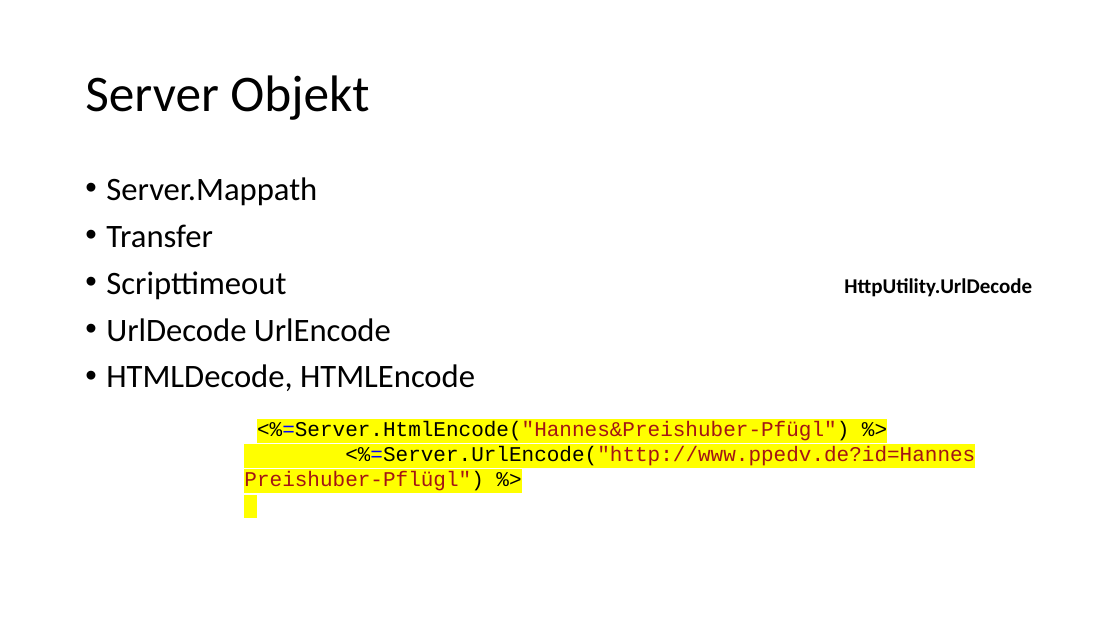
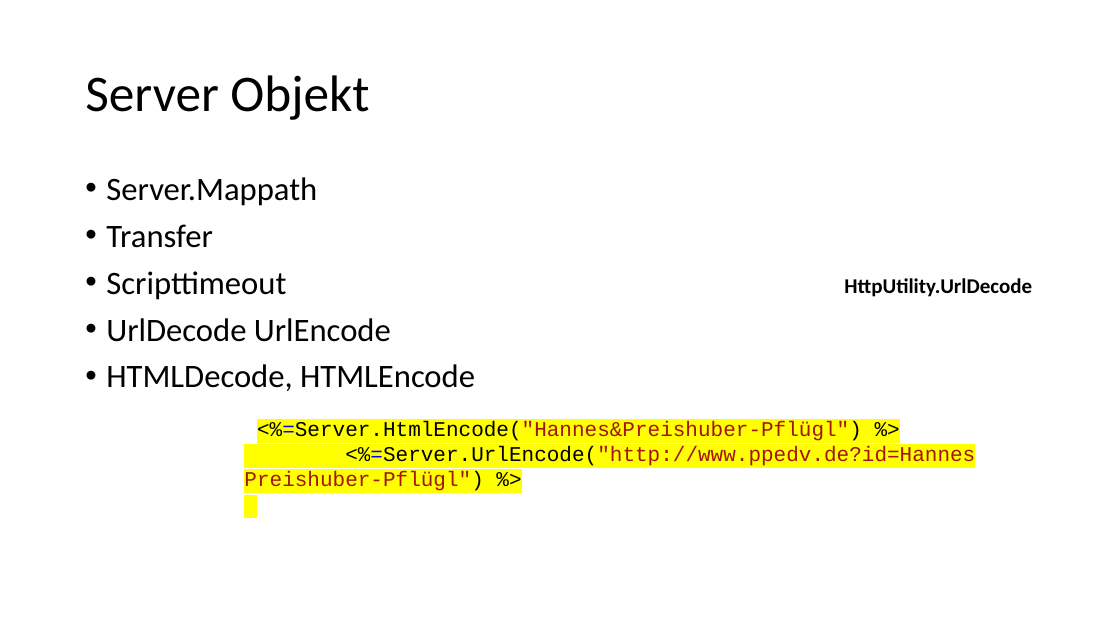
Before and after one commit to ppedvAG/WebformsKurs, a slide deck: slide 13 of 05AddingFunctionality.pptx. Drawn at 1120x630 pixels with LibreOffice and Linux fonts; fonts in the diff are those of the drawing. Boxes give left, top, right and bottom in pixels: in the first picture for what was removed or moved away, otherwise in the second. Text is boxed around its words. In the diff, an @@ line names an element or a change of style, - is before the commit and + after.

```diff
--- a/05AddingFunctionality.pptx
+++ b/05AddingFunctionality.pptx
@@ text at (257, 421, 862, 441): text changed @@
-<%=Server.HtmlEncode("Hannes&Preishuber-Pfügl") %>
+<%=Server.HtmlEncode("Hannes&Preishuber-Pflügl") %>
```
Also in this commit, not shown: 3 other files.
